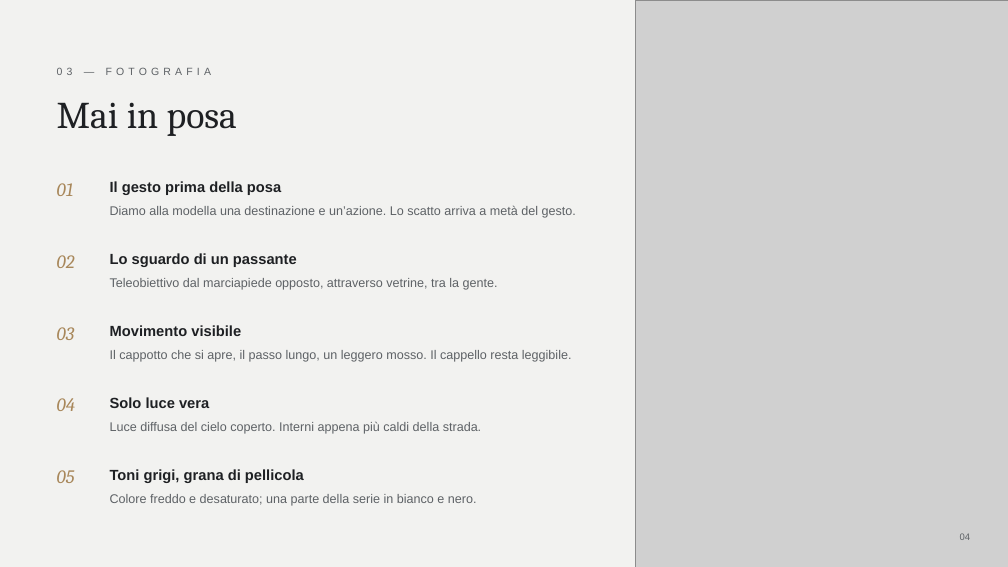
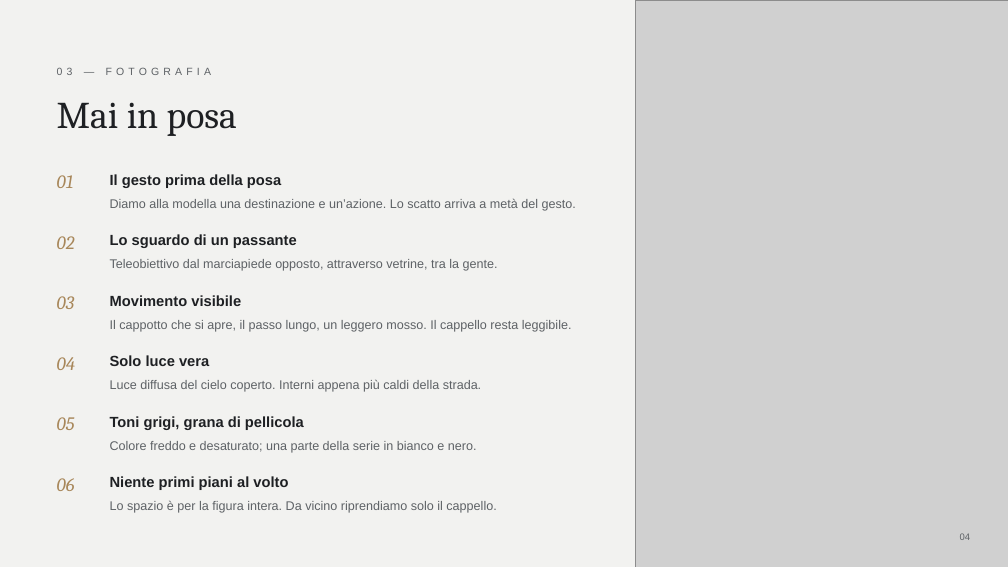
Before and after one commit to studiokubla/scrivania-, a slide deck: slide 4 of tirabasso/campagna-fw26-27/Tirabasso_Un_hiver_a_Paris_v2.pptx. Drawn at 1008x567 pixels with LibreOffice and Linux fonts; fonts in the diff are those of the drawing; grey boxes stand for pictures. Boxes give left, top, right and bottom in pixels: in the first picture for what was removed or moved away, otherwise in the second. Text is boxed around its words. In the diff, an @@ line names an element or a change of style, - is before the commit and + after.

```diff
--- a/tirabasso/campagna-fw26-27/Tirabasso_Un_hiver_a_Paris_v2.pptx
+++ b/tirabasso/campagna-fw26-27/Tirabasso_Un_hiver_a_Paris_v2.pptx
@@ text "01": place and size @@
-text "01" at [57, 183, 74, 196]
+text "01" at [57, 175, 74, 188]
@@ text "Il gesto prima della posa": place and size @@
-text "Il gesto prima della posa" at [110, 181, 281, 196]
+text "Il gesto prima della posa" at [110, 173, 281, 188]
@@ text "Diamo alla modella una destinazione ...": place and size @@
-text "Diamo alla modella una destinazione ..." at [110, 206, 576, 218]
+text "Diamo alla modella una destinazione ..." at [110, 199, 576, 211]
@@ 3 texts: place and size @@
-3 texts at [57, 253, 498, 290]
+3 texts at [57, 234, 498, 271]
@@ 3 texts: place and size @@
-3 texts at [57, 325, 572, 362]
+3 texts at [57, 295, 572, 332]
@@ 3 texts: place and size @@
-3 texts at [57, 397, 481, 434]
+3 texts at [57, 355, 481, 392]
@@ text "05": place and size @@
-text "05" at [57, 470, 75, 483]
+text "05" at [57, 417, 75, 430]
@@ text "Toni grigi, grana di pellicola": place and size @@
-text "Toni grigi, grana di pellicola" at [110, 469, 304, 483]
+text "Toni grigi, grana di pellicola" at [110, 416, 304, 430]
@@ text "Colore freddo e desaturato; una ...": place and size @@
-text "Colore freddo e desaturato; una ..." at [110, 494, 477, 506]
+text "Colore freddo e desaturato; una ..." at [110, 441, 477, 453]
@@ text added at [57, 478, 75, 491], 18 pt, text #A8875A, italic @@
+06
@@ text added at [110, 476, 288, 490], 14 pt, text #1E2023, bold @@
+Niente primi piani al volto
@@ text added at [110, 500, 496, 513], 12 pt, text #5E6266 @@
+Lo spazio è per la figura intera. Da vicino riprendiamo solo il cappello.
```
Also in this commit, not shown: 2 other slides changed, 1 slide added, 1 slide removed, 1 other file.
